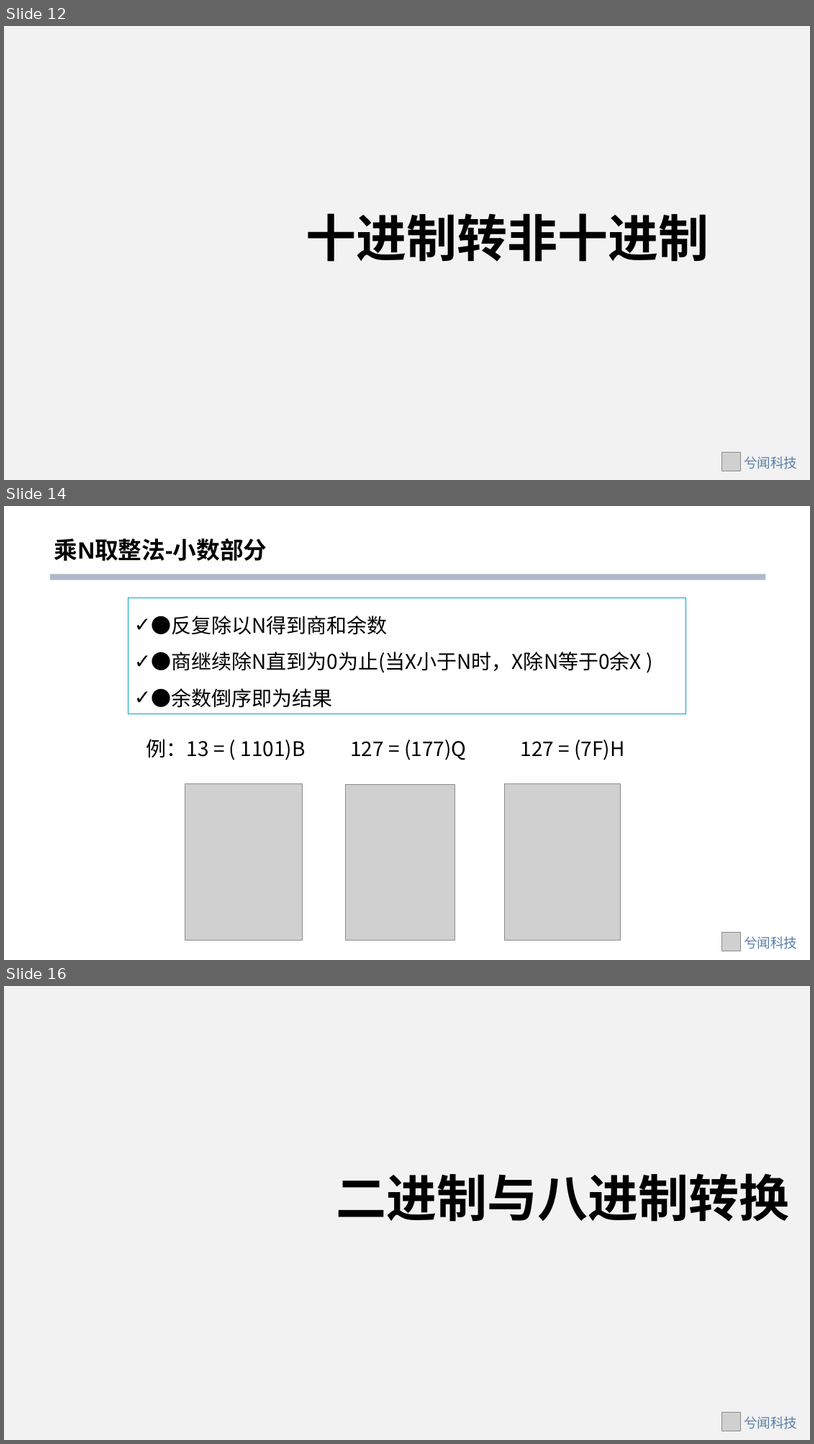
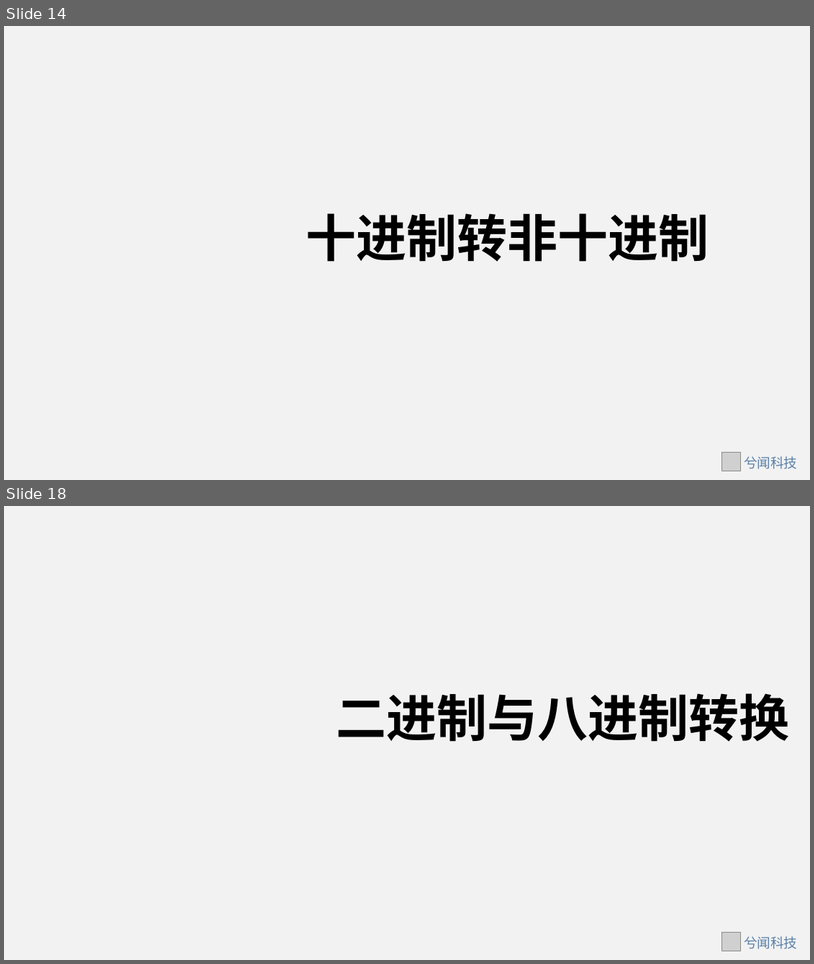
Before and after one commit to XiaoZhongWen/Lifelong-learning, a slide deck: 信息学奥赛/进制与进制转换.pptx. Shown one above the other, each under a label of ours: slides 12, 14 and 16 before the commit, slides 14 and 18 after it; the slides between them are not shown. The pictures are 814x1444 and 814x964 pixels, drawn with LibreOffice and Linux fonts; fonts in the diff are those of the drawing; grey boxes stand for pictures; background and template pictures are left out. Boxes give left, top, right and bottom in pixels: in the first picture for what was removed or moved away, otherwise in the second. Text is boxed around its words. In the diff, an @@ line names an element or a change of style, - is before the commit and + after.

```diff
--- a/信息学奥赛/进制与进制转换.pptx
+++ b/信息学奥赛/进制与进制转换.pptx
@@ slide 14 removed at bbox=[4, 506, 810, 960], background #FFFFFF @@
@@ title removed at bbox=[54, 538, 267, 561] @@
-乘N取整法-小数部分
@@ rectangle removed at bbox=[50, 574, 766, 580] @@
@@ rectangle removed at bbox=[129, 598, 687, 714] @@
-✓ ●反复除以N得到商和余数
-✓ ●商继续除N直到为0为止(当X小于N时，X除N等于0余X )
-✓ ●余数倒序即为结果
@@ text removed at bbox=[147, 739, 625, 760] @@
-例：13 = ( 1101)B 127 = (177)Q 127 = (7F)H
@@ picture removed at bbox=[185, 784, 302, 940] @@
@@ picture removed at bbox=[346, 784, 455, 940] @@
@@ picture removed at bbox=[505, 784, 621, 940] @@
@@ page number removed at bbox=[581, 923, 598, 939] @@
-14
@@ picture removed at bbox=[723, 932, 741, 951] @@
@@ text removed at bbox=[744, 936, 797, 949] @@
-兮闻科技
@@ what was slide 12 is now slide 14 @@
@@ what was slide 16 is now slide 18 @@
```
Also in this commit, not shown: 10 slides changed, 3 slides added, 1 other file.
